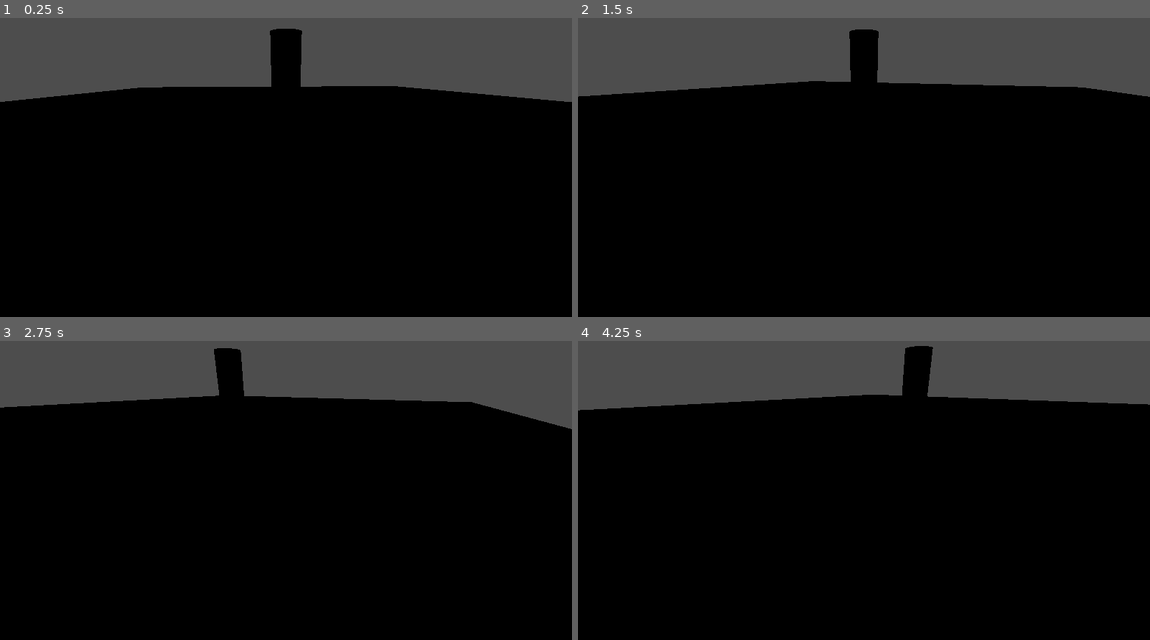
Above: before the commit, frames 1-4 (two rows, left to right).
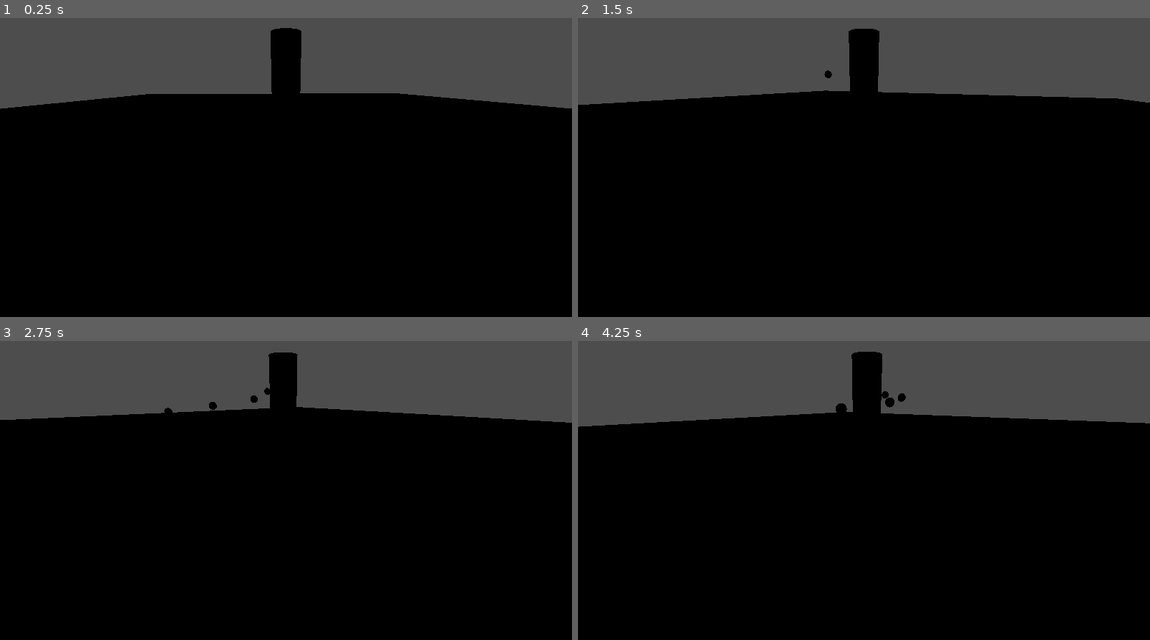
Above: after the commit, the same moments.

Repository: uunotap/GameJamArenaUTU
Game: Godot game, scene res://scenes/levels/test_level.tscn
Two runs of this game, one before a commit and one after it. Both use one fixed random seed, a clock stepped at 60 frames per second and the inputs below. Before the commit the project has no main scene; this scene is started directly in both runs.
Inputs:
- Up to frame 1 (0.25 s): no input
- Up to frame 2 (1.5 s): tap Enter (ui_accept) at 0.5, 0.77 s; hold E (dash_right) 0.53-1.28 s; tap Tab (tab_target) at 0.6, 1.35 s; hold Down (ui_down) from 1.28 s (still down)
- Up to frame 3 (2.75 s): tap Enter (ui_accept) at 1.52 s; release Down (ui_down) at 2.03 s; hold E (dash_right) from 2.03 s (still down); tap Tab (tab_target) at 2.1 s
- Up to frame 4 (4.25 s): release E (dash_right) at 2.78 s; hold Up (ui_up) 2.78-3.53 s; tap Tab (tab_target) at 2.85, 3.6 s; tap Enter (ui_accept) at 3.02, 3.77 s; hold Q (dash_left) from 3.53 s (still down)

The runs differ from the first frame. In frame 1, 2.2% of the frame differs, in the area x 0-100%, y 3-31%; in frame 2, 3.0%; in frame 3, 5.1%; in frame 4, 6.9%, in the area x 0-100%, y 1-29%.

Commit message:
Working enough dash, basic attack from boss, rudimentary beginnings of hp

Diff:
--- /dev/null
+++ b/entities/bossKreatura/attacks/waterball.gd
@@ -0,0 +1,22 @@
+extends RigidBody3D
+
+
+# Called when the node enters the scene tree for the first time.
+func _ready() -> void:
+	pass
+
+
+
+# Called every frame. 'delta' is the elapsed time since the previous frame.
+func _process(delta: float) -> void:
+	pass
+
+func hit(node:PhysicsBody3D):
+	if node.name=="Player":
+		var player:Player = node
+		player.hp-=1
+	self.queue_free()
+
+
+func _on_body_entered(body: Node3D) -> void:
+	hit(body)
--- /dev/null
+++ b/entities/bossKreatura/attacks/waterball.tscn
@@ -0,0 +1,28 @@
+[gd_scene format=3 uid="uid://duj5qap6sihsf"]
+
+[ext_resource type="Script" uid="uid://duh1juuw4mtvh" path="res://entities/bossKreatura/attacks/waterball.gd" id="1_vus0r"]
+
+[sub_resource type="SphereShape3D" id="SphereShape3D_6nd51"]
+
+[sub_resource type="StandardMaterial3D" id="StandardMaterial3D_vus0r"]
+albedo_color = Color(0, 0.5043968, 0.50439686, 1)
+
+[sub_resource type="SphereMesh" id="SphereMesh_1wer4"]
+material = SubResource("StandardMaterial3D_vus0r")
+
+[node name="waterball" type="RigidBody3D" unique_id=1719670683]
+collision_layer = 3
+collision_mask = 3
+gravity_scale = 0.0
+contact_monitor = true
+max_contacts_reported = 1
+script = ExtResource("1_vus0r")
+
+[node name="CollisionShape3D" type="CollisionShape3D" parent="." unique_id=1363329529]
+shape = SubResource("SphereShape3D_6nd51")
+
+[node name="MeshInstance3D" type="MeshInstance3D" parent="." unique_id=1078972204]
+mesh = SubResource("SphereMesh_1wer4")
+
+[connection signal="body_entered" from="." to="." method="_on_body_entered"]
+[connection signal="body_shape_entered" from="." to="." method="_on_body_shape_entered"]
--- /dev/null
+++ b/entities/bossKreatura/boss.gd
@@ -0,0 +1,21 @@
+extends Node3D
+
+
+const waterball =preload("res://entities/bossKreatura/attacks/waterball.tscn")
+@export var player:Player
+
+# Called when the node enters the scene tree for the first time.
+func _ready() -> void:
+	$"basic attack".start()
+
+
+
+# Called every frame. 'delta' is the elapsed time since the previous frame.
+func _process(delta: float) -> void:
+	pass
+
+
+func _on_basic_attack_timeout() -> void:
+	var instance:RigidBody3D = waterball.instantiate()
+	add_child(instance)
+	instance.apply_impulse(global_position.direction_to(player.global_position)*10)
--- a/entities/bossKreatura/boss.tscn
+++ b/entities/bossKreatura/boss.tscn
@@ -1,9 +1,17 @@
 [gd_scene format=3 uid="uid://ktsl68bdeb4u"]
+
+[ext_resource type="Script" uid="uid://chqr8n0cyxp8f" path="res://entities/bossKreatura/boss.gd" id="1_ykiqu"]
 
 [sub_resource type="CylinderMesh" id="CylinderMesh_3cd5j"]
 
 [node name="Boss" type="Node3D" unique_id=754335715]
+script = ExtResource("1_ykiqu")
 
 [node name="tempMesh" type="MeshInstance3D" parent="." unique_id=2042920999]
 transform = Transform3D(5, 0, 0, 0, 5, 0, 0, 0, 5, 0, 0, 0)
 mesh = SubResource("CylinderMesh_3cd5j")
+
+[node name="basic attack" type="Timer" parent="." unique_id=1984278929]
+wait_time = 0.5
+
+[connection signal="timeout" from="basic attack" to="." method="_on_basic_attack_timeout"]
--- /dev/null
+++ b/entities/interface.gd
@@ -0,0 +1,18 @@
+extends Control
+
+var hp:int = 5
+func _on_player_health_changed(old:int,new:int):
+	pass
+	print(old)
+	print(new)
+	#print("Hp change old: %d, new:%d" % old % new)
+
+
+# Called when the node enters the scene tree for the first time.
+func _ready() -> void:
+	pass # Replace with function body.
+
+
+# Called every frame. 'delta' is the elapsed time since the previous frame.
+func _process(delta: float) -> void:
+	pass
--- /dev/null
+++ b/entities/interface.tscn
@@ -0,0 +1,12 @@
+[gd_scene format=3 uid="uid://di38aq7tdk5nn"]
+
+[ext_resource type="Script" uid="uid://ci7ad7oflptkw" path="res://entities/interface.gd" id="1_1dmr3"]
+
+[node name="Interface" type="Control" unique_id=459451547]
+layout_mode = 3
+anchors_preset = 15
+anchor_right = 1.0
+anchor_bottom = 1.0
+grow_horizontal = 2
+grow_vertical = 2
+script = ExtResource("1_1dmr3")
--- a/entities/player/character_body_3d.gd
+++ b/entities/player/character_body_3d.gd
@@ -1,3 +1,4 @@
+class_name Player
 extends CharacterBody3D
 
 
@@ -10,7 +11,30 @@
 #var state:moveState = moveState.IDLE: set = set_state
 
 #func set_state(new_state: int) -> void:
-#	pass
+#pass
+
+@export var hp_max:int = 5
+var hp:int = 5: set = set_health
+signal health_changed(old_value, new_value)
+
+func set_health(amount: int) -> void:
+	#print(amount)
+	var old=hp
+	if amount>0:
+		if amount<=hp_max:
+			hp=amount
+		else:
+			hp=hp_max
+	else:
+		hp=amount
+		if hp<=0:
+			hp=0
+			#LOSING STATE HERE
+
+	emit_signal("health_changed", old, hp)
+
+
+
 
 @export var enemy: Node3D
 var target: bool = true
@@ -19,72 +43,64 @@
 var can_dash: bool=true
 
 
-## not currently based around the dude correctly :/
-@export var dash_dist:float = 50
-func dash(relation :Vector3):
-	is_dashing=true
-	can_dash=false
-	var dash_dir=(transform.basis * relation)
-	velocity.x = (dash_dir.x) * dash_dist
-	velocity.z = (dash_dir.z) * dash_dist
-	move_and_slide()
-	await get_tree().create_timer(0.2).timeout
-	is_dashing=false
-	can_dash=true
 
-	# Circle
-	# offset = origin - origin
-	# radius?
-	# tangent
-	# velocity = tangent * speed * direction
+@export var dash_speed: float = 30.0
+@export var dash_duration: float = 0.2
+
+var dash_direction_multiplier: float = 0.0 # 1.0 for right, -1.0 for left
+
+func dash(side: float):
+	is_dashing = true
+	can_dash = false
+	dash_direction_multiplier = side
+
+# After the duration, stop dashing
+	await get_tree().create_timer(dash_duration).timeout
+	is_dashing = false
+
+
+	await get_tree().create_timer(0.1).timeout
+	can_dash = true
 
 
 
 
 func _physics_process(delta: float) -> void:
-	# Add the gravity.
+
 	if not is_on_floor():
 		velocity += get_gravity() * delta
-
-	# Handle jump.
 	if Input.is_action_just_pressed("ui_accept") and is_on_floor():
 		velocity.y = JUMP_VELOCITY
 
+# Handle Dash Movement
+	if is_dashing and enemy:
+		# 1. Get the vector from enemy to player
+		var offset = global_position - enemy.global_position
 
+		# 2. Calculate the Tangent (Perpendicular) vector
+		var tangent = offset.cross(Vector3.UP).normalized()
+		print(global_position.distance_to(enemy.global_position))
+		# 3. Apply velocity along that tangent
+		velocity = tangent * dash_speed * dash_direction_multiplier
 
+	elif not is_dashing:
+		var input_dir := Input.get_vector("ui_left", "ui_right", "ui_up", "ui_down")
+		var direction := (transform.basis * Vector3(input_dir.x, 0, input_dir.y)).normalized()
+		if direction:
+			velocity.x = direction.x * SPEED
+			velocity.z = direction.z * SPEED
+		else:
+			velocity.x = move_toward(velocity.x, 0, SPEED)
+			velocity.z = move_toward(velocity.z, 0, SPEED)
 
+	# Handle Input
+	if Input.is_action_pressed("dash_left") and can_dash:
+		dash(1.0) # Clockwise
+	if Input.is_action_pressed("dash_right") and can_dash:
+		dash(-1.0) # Counter-Clockwise
 
-
-
-	if Input.is_action_pressed("dash_left") and can_dash:
-		dash(Vector3(-1, 0, 0))
-	if Input.is_action_pressed("dash_right") and can_dash:
-		dash(Vector3(1, 0, 0))
-
-	##BOILER PLATE
-	# Get the input direction and handle the movement/deceleration.
-	# As good practice, you should replace UI actions with custom gameplay actions.
-	var input_dir := Input.get_vector("udi_left", "ui_right", "ui_up", "ui_down")
-	var direction := (transform.basis * Vector3(input_dir.x, 0, input_dir.y)).normalized()
-	if direction and not is_dashing:
-		velocity.x = direction.x * (SPEED)
-		velocity.z = direction.z * (SPEED)
-	else:
-		velocity.x = move_toward(velocity.x, 0, SPEED)
-		velocity.z = move_toward(velocity.z, 0, SPEED)
-
-
-
-
-	if Input.is_action_just_pressed("tab_target"):
-		if target:
-			target=false
-		else:
-			target=true
-
-
-	if target:
-		look_at(enemy.position)
-	# Alt camera control if we want this to even be a feature
+# Rotation/Looking
+	if target and enemy:
+		look_at(enemy.global_position)
 
 	move_and_slide()
--- a/entities/player/player.tscn
+++ b/entities/player/player.tscn
@@ -1,12 +1,15 @@
 [gd_scene format=3 uid="uid://deg8fps4p533t"]
 
 [ext_resource type="Script" uid="uid://o3rwvgy5g0e4" path="res://entities/player/character_body_3d.gd" id="1_symyc"]
+[ext_resource type="PackedScene" uid="uid://di38aq7tdk5nn" path="res://entities/interface.tscn" id="2_abrql"]
 
 [sub_resource type="BoxMesh" id="BoxMesh_abrql"]
 
 [sub_resource type="BoxShape3D" id="BoxShape3D_sglur"]
 
 [node name="player" type="CharacterBody3D" unique_id=964518628]
+collision_layer = 7
+collision_mask = 7
 script = ExtResource("1_symyc")
 
 [node name="modelPlaceHolder" type="MeshInstance3D" parent="." unique_id=1818880082]
@@ -21,3 +24,7 @@
 [node name="Player" type="Node3D" parent="." unique_id=452477216]
 
 [node name="DashCooldown" type="Timer" parent="." unique_id=764849299]
+
+[node name="Interface" parent="." unique_id=459451547 instance=ExtResource("2_abrql")]
+
+[connection signal="health_changed" from="." to="Interface" method="_on_player_health_changed"]
--- a/project.godot
+++ b/project.godot
@@ -11,6 +11,7 @@
 [application]
 
 config/name="GameJamArenaUTU"
+run/main_scene="uid://braiq0e8jk0h2"
 config/features=PackedStringArray("4.6", "Forward Plus")
 config/icon="res://icon.svg"
 
--- a/scenes/levels/test_level.tscn
+++ b/scenes/levels/test_level.tscn
@@ -1,16 +1,17 @@
 [gd_scene format=3 uid="uid://braiq0e8jk0h2"]
 
+[ext_resource type="PackedScene" uid="uid://ktsl68bdeb4u" path="res://entities/bossKreatura/boss.tscn" id="1_fr1um"]
 [ext_resource type="PackedScene" uid="uid://db2ivjr5wsa6b" path="res://scenes/environments/ground/ground.tscn" id="1_jbqir"]
 [ext_resource type="PackedScene" uid="uid://deg8fps4p533t" path="res://entities/player/player.tscn" id="2_yautc"]
-[ext_resource type="PackedScene" uid="uid://ktsl68bdeb4u" path="res://entities/bossKreatura/boss.tscn" id="3_fr1um"]
 
 [node name="TestLevel" type="Node3D" unique_id=1427925101]
+
+[node name="Boss" parent="." unique_id=754335715 node_paths=PackedStringArray("player") instance=ExtResource("1_fr1um")]
+transform = Transform3D(1, 0, 0, 0, 1, 0, 0, 0, 1, 0, 6.973322, 0)
+player = NodePath("../Player")
 
 [node name="Ground" parent="." unique_id=369219827 instance=ExtResource("1_jbqir")]
 
 [node name="Player" parent="." unique_id=452477216 node_paths=PackedStringArray("enemy") instance=ExtResource("2_yautc")]
-transform = Transform3D(-0.9996439, 0, -0.026682938, 0, 1, 0, 0.026682938, 0, -0.9996439, 2.6448545, 0.6972704, -34.027218)
+transform = Transform3D(1, 0, 0, 0, 1, 0, 0, 0, 1, 2.6448545, 0.6972704, -34.027218)
 enemy = NodePath("../Boss")
-
-[node name="Boss" parent="." unique_id=754335715 instance=ExtResource("3_fr1um")]
-transform = Transform3D(1, 0, 0, 0, 1, 0, 0, 0, 1, -0.20248985, 5.8160954, -0.19300842)
Not shown, added: entities/bossKreatura/attacks/waterball.gd.uid
Not shown, added: entities/bossKreatura/boss.gd.uid
Not shown, added: entities/interface.gd.uid
